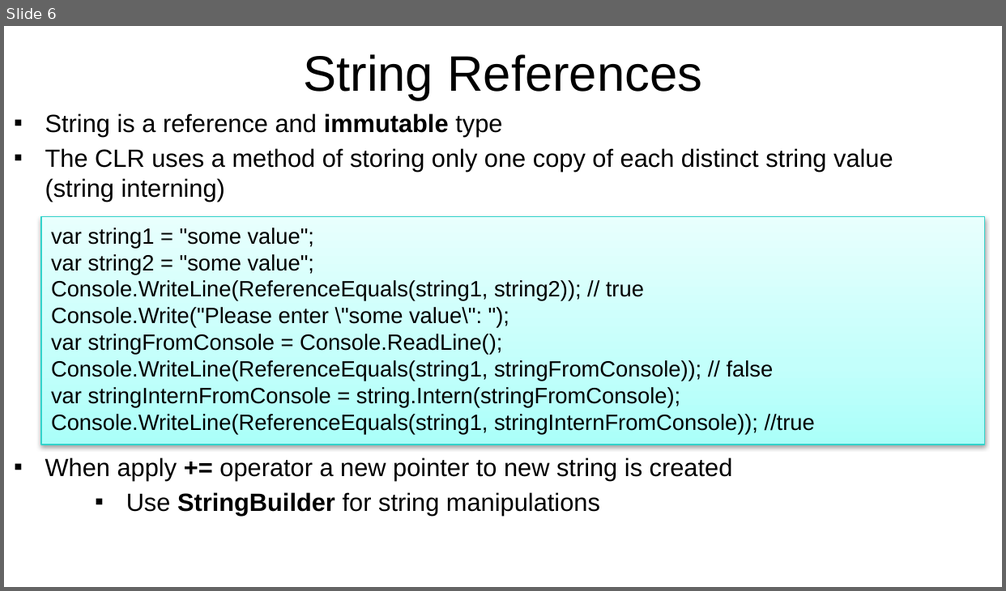
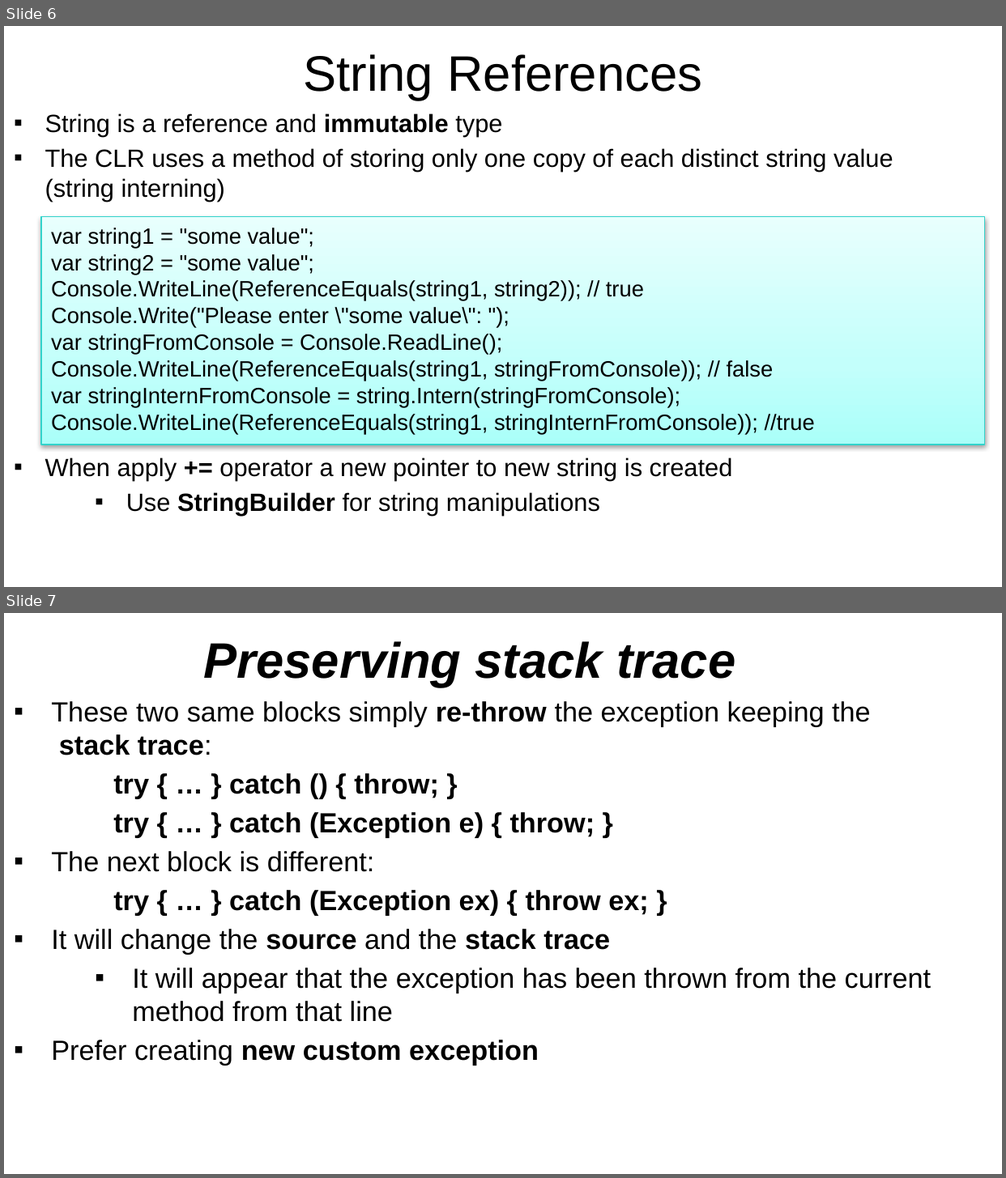
Before and after one commit to NaskoIT/CSharp-In-Depth, a slide deck: C# Tips and Tricks.pptx. Shown one above the other, each under a label of ours: slide 6 before the commit, slides 6 and 7 after it. The pictures are 1006x591 and 1006x1178 pixels, drawn with LibreOffice and Linux fonts; fonts in the diff are those of the drawing; background and template pictures are left out. Boxes give left, top, right and bottom in pixels: in the first picture for what was removed or moved away, otherwise in the second. Text is boxed around its words. In the diff, an @@ line names an element or a change of style, - is before the commit and + after.

Commit message:
Preserving stack trace when re-throw exception

```diff
--- a/C# Tips and Tricks.pptx
+++ b/C# Tips and Tricks.pptx
@@ slide 7 added at (4,613,1002,1174), background picture (left out) @@
@@ text added at (203,641,735,687), 36 pt, text #000000, bold, italic @@
+Preserving stack trace
@@ text added at (51,701,931,1065), 20 pt, text #000000 @@
+▪ These two same blocks simply re-throw the exception keeping the stack trace:
+try { … } catch () { throw; }
+try { … } catch (Exception e) { throw; }
+▪ The next block is different:
+try { … } catch (Exception ex) { throw ex; }
+▪ It will change the source and the stack trace
+  ▪ It will appear that the exception has been thrown from the current method from that line
+▪ Prefer creating new custom exception
```
Also in this commit, not shown: 4 other files.
